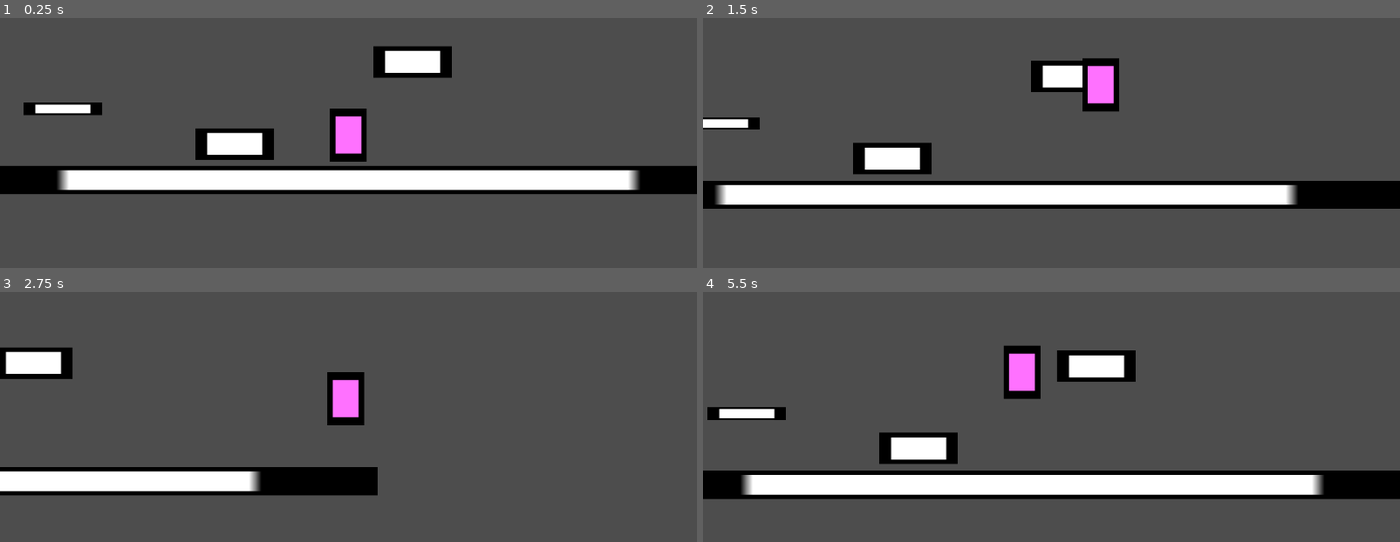
Above: before the commit, frames 1-4 (two rows, left to right).
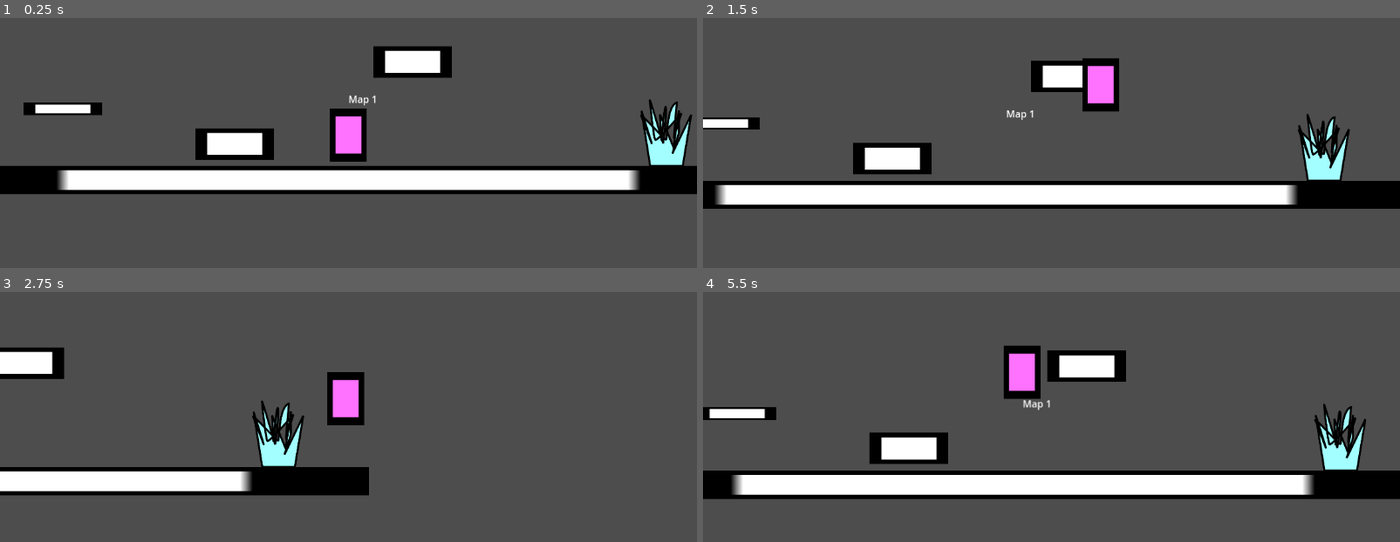
Above: after the commit, the same moments.

Repository: eumppe/MapleStory-Physics
Game: Godot game, scene res://Scenes/test_scene1.tscn
Two runs of this game, one before a commit and one after it. Both use one fixed random seed, a clock stepped at 60 frames per second and the inputs below. Before the commit the project starts from res://Scenes/test_scene.tscn.
Inputs:
- Up to frame 1 (0.25 s): no input
- Up to frame 2 (1.5 s): hold F (jump) 0.53-1.28 s; hold Right (key_right) from 0.53 s (still down); tap F (jump) at 1.35 s
- Up to frame 3 (2.75 s): tap F (jump) at 1.52, 1.82 s; release Right (key_right) at 2.03 s; hold Left (key_left) from 2.03 s (still down); hold F (jump) from 2.03 s (still down)
- Up to frame 4 (5.5 s): release Left (key_left) at 2.78 s; release F (jump) at 2.78 s; hold Right (key_right) 2.78-4.28 s; tap F (jump) at 2.85, 3.02, 3.32, 4.35, 4.52, 4.82 s; hold F (jump) 3.53-4.28 s; hold Left (key_left) 4.28-5.03 s; hold Right (key_right) from 5.03 s (still down); hold F (jump) from 5.03 s (still down)

The runs differ from the first frame. In frame 1, 1.3% of the frame differs, in the area x 50-100%, y 31-60%; in frame 2, 1.3%; in frame 3, 2.0%; in frame 4, 3.3%, in the area x 0-96%, y 23-82%.

Commit message:
add_portal

Diff:
--- a/Scenes/ground.tscn
+++ b/Scenes/ground.tscn
@@ -1,10 +1,10 @@
 [gd_scene load_steps=4 format=3 uid="uid://coglbt6idslky"]
 
 [ext_resource type="Script" uid="uid://usmhqkxtwym4" path="res://Scripts/ground.gd" id="1_oltiy"]
-[ext_resource type="Texture2D" uid="uid://g2axgoklwhv6" path="res://rect2.png" id="2_02qk3"]
+[ext_resource type="Texture2D" uid="uid://g2axgoklwhv6" path="res://Sprites/rect2.png" id="2_02qk3"]
 
 [sub_resource type="RectangleShape2D" id="RectangleShape2D_50ct6"]
-size = Vector2(130.00002, 129.99947)
+size = Vector2(130.00002, 129.99948)
 
 [node name="Ground" type="StaticBody2D"]
 scale = Vector2(1, 0.4000017)
@@ -16,7 +16,7 @@
 texture = ExtResource("2_02qk3")
 
 [node name="CollisionShape2D" type="CollisionShape2D" parent="."]
-position = Vector2(-1.5258789e-05, -1.1444092e-05)
-scale = Vector2(0.9999998, 0.9999998)
+position = Vector2(-1.5258787e-05, -1.1444091e-05)
+scale = Vector2(0.99999976, 0.9999998)
 shape = SubResource("RectangleShape2D_50ct6")
 one_way_collision = true
--- a/Scenes/player.tscn
+++ b/Scenes/player.tscn
@@ -1,7 +1,7 @@
 [gd_scene load_steps=6 format=3 uid="uid://d4itgiv7b081u"]
 
 [ext_resource type="Script" uid="uid://cd6hhy3dvk72x" path="res://Scripts/player.gd" id="1_cvnsp"]
-[ext_resource type="Texture2D" uid="uid://g2axgoklwhv6" path="res://rect2.png" id="1_v0iea"]
+[ext_resource type="Texture2D" uid="uid://g2axgoklwhv6" path="res://Sprites/rect2.png" id="1_v0iea"]
 
 [sub_resource type="SpriteFrames" id="SpriteFrames_ia1lp"]
 animations = [{
@@ -15,13 +15,15 @@
 }]
 
 [sub_resource type="RectangleShape2D" id="RectangleShape2D_cvnsp"]
-size = Vector2(46, 87)
+size = Vector2(14, 86.5)
 
 [sub_resource type="RectangleShape2D" id="RectangleShape2D_6t5aa"]
-size = Vector2(19.91, 0.1)
+size = Vector2(6.055, 0.1)
 
 [node name="Player" type="CharacterBody2D"]
 collision_layer = 2
+collision_mask = 5
+floor_stop_on_slope = false
 script = ExtResource("1_cvnsp")
 
 [node name="AnimatedSprite2D" type="AnimatedSprite2D" parent="."]
@@ -33,7 +35,7 @@
 
 [node name="CollisionShape2D" type="CollisionShape2D" parent="."]
 z_index = 1
-position = Vector2(0, 1.5)
+position = Vector2(0, 1.75)
 shape = SubResource("RectangleShape2D_cvnsp")
 
 [node name="GroundScanner" type="ShapeCast2D" parent="."]
--- /dev/null
+++ b/Scenes/portal.tscn
@@ -0,0 +1,29 @@
+[gd_scene load_steps=4 format=3 uid="uid://b2ubs8h746fqj"]
+
+[ext_resource type="Script" uid="uid://c4cienn75l082" path="res://Scripts/portal.gd" id="1_oi2tk"]
+[ext_resource type="Texture2D" uid="uid://ctv6p27suiiqe" path="res://Sprites/portal.png" id="2_dashy"]
+
+[sub_resource type="RectangleShape2D" id="RectangleShape2D_dhgdy"]
+size = Vector2(25, 37)
+
+[node name="Portal" type="Node2D"]
+script = ExtResource("1_oi2tk")
+
+[node name="Sprite2D" type="Sprite2D" parent="."]
+modulate = Color(0.6392157, 1, 1, 1)
+position = Vector2(1, -8.000001)
+scale = Vector2(0.48314607, 0.48484847)
+texture = ExtResource("2_dashy")
+
+[node name="Area2D" type="Area2D" parent="."]
+position = Vector2(1, 35.999996)
+collision_layer = 4
+collision_mask = 2
+input_pickable = false
+
+[node name="CollisionShape2D" type="CollisionShape2D" parent="Area2D"]
+position = Vector2(-1, -12)
+shape = SubResource("RectangleShape2D_dhgdy")
+
+[connection signal="body_entered" from="Area2D" to="." method="_on_area_2d_body_entered"]
+[connection signal="body_exited" from="Area2D" to="." method="_on_area_2d_body_exited"]
--- a/Scenes/test_scene.tscn
+++ /dev/null
@@ -1,43 +0,0 @@
-[gd_scene load_steps=4 format=3 uid="uid://celk5pppwu2dg"]
-
-[ext_resource type="PackedScene" uid="uid://d4itgiv7b081u" path="res://Scenes/player.tscn" id="1_3dogw"]
-[ext_resource type="PackedScene" uid="uid://coglbt6idslky" path="res://Scenes/ground.tscn" id="2_r5l72"]
-
-[sub_resource type="WorldBoundaryShape2D" id="WorldBoundaryShape2D_r5l72"]
-
-[node name="TestScene" type="Node2D"]
-
-[node name="Player" parent="." instance=ExtResource("1_3dogw")]
-
-[node name="Camera2D" type="Camera2D" parent="Player"]
-limit_enabled = false
-position_smoothing_enabled = true
-
-[node name="Node" type="Node" parent="."]
-
-[node name="Ground4" parent="Node" instance=ExtResource("2_r5l72")]
-position = Vector2(-472, 28.000076)
-scale = Vector2(1, 0.16000137)
-
-[node name="Ground" parent="Node" instance=ExtResource("2_r5l72")]
-position = Vector2(106, -50)
-
-[node name="Ground2" parent="Node" instance=ExtResource("2_r5l72")]
-position = Vector2(0, 145.99998)
-scale = Vector2(-10.384, 0.359)
-down_jumpable = false
-
-[node name="Ground3" parent="Node" instance=ExtResource("2_r5l72")]
-position = Vector2(-188, 85.99999)
-
-[node name="StaticBody2D" type="StaticBody2D" parent="Node"]
-
-[node name="CollisionShape2D" type="CollisionShape2D" parent="Node/StaticBody2D"]
-position = Vector2(-677, 47)
-rotation = 1.5707964
-shape = SubResource("WorldBoundaryShape2D_r5l72")
-
-[node name="CollisionShape2D2" type="CollisionShape2D" parent="Node/StaticBody2D"]
-position = Vector2(672, 40)
-rotation = -1.5707964
-shape = SubResource("WorldBoundaryShape2D_r5l72")
--- /dev/null
+++ b/Scenes/test_scene1.tscn
@@ -0,0 +1,56 @@
+[gd_scene load_steps=6 format=3 uid="uid://celk5pppwu2dg"]
+
+[ext_resource type="PackedScene" uid="uid://d4itgiv7b081u" path="res://Scenes/player.tscn" id="1_o5f1p"]
+[ext_resource type="PackedScene" uid="uid://coglbt6idslky" path="res://Scenes/ground.tscn" id="2_tv7fe"]
+[ext_resource type="PackedScene" uid="uid://b2ubs8h746fqj" path="res://Scenes/portal.tscn" id="3_ci5h7"]
+[ext_resource type="PackedScene" uid="uid://bvqef1dfwegyq" path="res://Scenes/test_scene2.tscn" id="4_wippq"]
+
+[sub_resource type="WorldBoundaryShape2D" id="WorldBoundaryShape2D_r5l72"]
+
+[node name="TestScene" type="Node2D"]
+
+[node name="Player" parent="." groups=["player"] instance=ExtResource("1_o5f1p")]
+
+[node name="Camera2D" type="Camera2D" parent="Player"]
+limit_enabled = false
+position_smoothing_enabled = true
+
+[node name="Node" type="Node" parent="."]
+
+[node name="Ground4" parent="Node" instance=ExtResource("2_tv7fe")]
+position = Vector2(-472, 28.000076)
+scale = Vector2(1, 0.16000137)
+
+[node name="Ground" parent="Node" instance=ExtResource("2_tv7fe")]
+position = Vector2(106, -50)
+
+[node name="Ground2" parent="Node" instance=ExtResource("2_tv7fe")]
+position = Vector2(0, 145.99998)
+scale = Vector2(-10.384, 0.359)
+down_jumpable = false
+
+[node name="Ground3" parent="Node" instance=ExtResource("2_tv7fe")]
+position = Vector2(-188, 85.99999)
+
+[node name="StaticBody2D" type="StaticBody2D" parent="Node"]
+
+[node name="CollisionShape2D" type="CollisionShape2D" parent="Node/StaticBody2D"]
+position = Vector2(-677, 47)
+rotation = 1.5707964
+shape = SubResource("WorldBoundaryShape2D_r5l72")
+
+[node name="CollisionShape2D2" type="CollisionShape2D" parent="Node/StaticBody2D"]
+position = Vector2(672, 40)
+rotation = -1.5707964
+shape = SubResource("WorldBoundaryShape2D_r5l72")
+
+[node name="Portal" parent="Node" groups=["portals"] instance=ExtResource("3_ci5h7")]
+position = Vector2(524, 76)
+spwan_index = 1
+next_map = ExtResource("4_wippq")
+next_spwan_index = 1
+
+[node name="Label" type="Label" parent="."]
+offset_right = 40.0
+offset_bottom = 23.0
+text = "Map 1"
--- /dev/null
+++ b/Scenes/test_scene2.tscn
@@ -0,0 +1,63 @@
+[gd_scene load_steps=7 format=3 uid="uid://bvqef1dfwegyq"]
+
+[ext_resource type="PackedScene" uid="uid://d4itgiv7b081u" path="res://Scenes/player.tscn" id="1_06vl5"]
+[ext_resource type="PackedScene" uid="uid://coglbt6idslky" path="res://Scenes/ground.tscn" id="2_c3gko"]
+[ext_resource type="PackedScene" uid="uid://b2ubs8h746fqj" path="res://Scenes/portal.tscn" id="3_50rrl"]
+[ext_resource type="PackedScene" uid="uid://cswye0dj4gumt" path="res://Scenes/test_scene3.tscn" id="4_50rrl"]
+[ext_resource type="PackedScene" uid="uid://celk5pppwu2dg" path="res://Scenes/test_scene1.tscn" id="4_c3gko"]
+
+[sub_resource type="WorldBoundaryShape2D" id="WorldBoundaryShape2D_r5l72"]
+
+[node name="TestScene" type="Node2D"]
+
+[node name="Player" parent="." groups=["player"] instance=ExtResource("1_06vl5")]
+
+[node name="Camera2D" type="Camera2D" parent="Player"]
+limit_enabled = false
+position_smoothing_enabled = true
+
+[node name="Node" type="Node" parent="."]
+
+[node name="Ground4" parent="Node" instance=ExtResource("2_c3gko")]
+position = Vector2(-472, 28.000076)
+scale = Vector2(1, 0.16000137)
+
+[node name="Ground" parent="Node" instance=ExtResource("2_c3gko")]
+position = Vector2(308, -147)
+
+[node name="Ground2" parent="Node" instance=ExtResource("2_c3gko")]
+position = Vector2(0, 145.99998)
+scale = Vector2(-10.384, 0.359)
+down_jumpable = false
+
+[node name="Ground3" parent="Node" instance=ExtResource("2_c3gko")]
+position = Vector2(-188, 85.99999)
+
+[node name="StaticBody2D" type="StaticBody2D" parent="Node"]
+
+[node name="CollisionShape2D" type="CollisionShape2D" parent="Node/StaticBody2D"]
+position = Vector2(-677, 47)
+rotation = 1.5707964
+shape = SubResource("WorldBoundaryShape2D_r5l72")
+
+[node name="CollisionShape2D2" type="CollisionShape2D" parent="Node/StaticBody2D"]
+position = Vector2(672, 40)
+rotation = -1.5707964
+shape = SubResource("WorldBoundaryShape2D_r5l72")
+
+[node name="Portal" parent="." groups=["portals"] instance=ExtResource("3_50rrl")]
+position = Vector2(-581, 74)
+spwan_index = 2
+next_map = ExtResource("4_50rrl")
+next_spwan_index = 1
+
+[node name="Portal2" parent="." groups=["portals"] instance=ExtResource("3_50rrl")]
+position = Vector2(308, -220)
+spwan_index = 1
+next_map = ExtResource("4_c3gko")
+next_spwan_index = 1
+
+[node name="Label" type="Label" parent="."]
+offset_right = 40.0
+offset_bottom = 23.0
+text = "Map 2"
--- /dev/null
+++ b/Scenes/test_scene3.tscn
@@ -0,0 +1,56 @@
+[gd_scene load_steps=6 format=3 uid="uid://cswye0dj4gumt"]
+
+[ext_resource type="PackedScene" uid="uid://d4itgiv7b081u" path="res://Scenes/player.tscn" id="1_7spel"]
+[ext_resource type="PackedScene" uid="uid://coglbt6idslky" path="res://Scenes/ground.tscn" id="2_4s5rj"]
+[ext_resource type="PackedScene" uid="uid://b2ubs8h746fqj" path="res://Scenes/portal.tscn" id="3_bfkxf"]
+[ext_resource type="PackedScene" uid="uid://bvqef1dfwegyq" path="res://Scenes/test_scene2.tscn" id="4_7spel"]
+
+[sub_resource type="WorldBoundaryShape2D" id="WorldBoundaryShape2D_r5l72"]
+
+[node name="TestScene" type="Node2D"]
+
+[node name="Player" parent="." groups=["player"] instance=ExtResource("1_7spel")]
+
+[node name="Camera2D" type="Camera2D" parent="Player"]
+limit_enabled = false
+position_smoothing_enabled = true
+
+[node name="Node" type="Node" parent="."]
+
+[node name="Ground4" parent="Node" instance=ExtResource("2_4s5rj")]
+position = Vector2(-270, 59)
+scale = Vector2(1, 0.16000137)
+
+[node name="Ground" parent="Node" instance=ExtResource("2_4s5rj")]
+position = Vector2(308, -147)
+
+[node name="Ground2" parent="Node" instance=ExtResource("2_4s5rj")]
+position = Vector2(0, 145.99998)
+scale = Vector2(-10.384, 0.359)
+down_jumpable = false
+
+[node name="Ground3" parent="Node" instance=ExtResource("2_4s5rj")]
+position = Vector2(-51.000015, -101.99999)
+
+[node name="StaticBody2D" type="StaticBody2D" parent="Node"]
+
+[node name="CollisionShape2D" type="CollisionShape2D" parent="Node/StaticBody2D"]
+position = Vector2(-677, 47)
+rotation = 1.5707964
+shape = SubResource("WorldBoundaryShape2D_r5l72")
+
+[node name="CollisionShape2D2" type="CollisionShape2D" parent="Node/StaticBody2D"]
+position = Vector2(672, 40)
+rotation = -1.5707964
+shape = SubResource("WorldBoundaryShape2D_r5l72")
+
+[node name="Portal" parent="Node" groups=["portals"] instance=ExtResource("3_bfkxf")]
+position = Vector2(-268, 1)
+spwan_index = 1
+next_map = ExtResource("4_7spel")
+next_spwan_index = 2
+
+[node name="Label" type="Label" parent="."]
+offset_right = 40.0
+offset_bottom = 23.0
+text = "Map 3"
--- a/Scripts/ground.gd
+++ b/Scripts/ground.gd
@@ -1,4 +1,5 @@
 extends StaticBody2D
+class_name Ground
 
 @export var down_jumpable : bool = true
 
--- a/Scripts/player.gd
+++ b/Scripts/player.gd
@@ -1,6 +1,8 @@
 extends CharacterBody2D
+class_name Player
 
 signal down_jump_ended
+signal up_pressed
 
 #TODO
 const SPEED = 300.0
@@ -61,6 +63,10 @@
 var up_jump_count = 0
 var max_up_jump = 1
 func _physics_process(delta: float) -> void:
+
+	if Input.is_action_just_pressed("key_up"):
+		up_pressed.emit()
+
 	var direction := Input.get_axis("key_left", "key_right")
 	if direction:
 			face = direction
@@ -81,7 +87,7 @@
 		# Handle jump.
 		if Input.is_action_pressed("jump"):
 			if Input.is_action_pressed("key_down"):
-				var ground = ground_scanner.get_collider(0)
+				var ground : Ground = ground_scanner.get_collider(0)
 				if ground.down_jumpable:
 					velocity.y += -130
 					ground.ground_jump()
@@ -98,6 +104,7 @@
 		if abs(velocity.x)>SPEED:
 			velocity.x -= clamp((velocity.x-FRICTION_POW*sign(velocity.x)) * get_friction(),-SPEED,SPEED)*delta*60
 
+
 		# Get the input direction and handle the movement/deceleration.
 		# As good practice, you should replace UI actions with custom gameplay actions.
 
--- /dev/null
+++ b/Scripts/portal.gd
@@ -0,0 +1,20 @@
+extends Node2D
+class_name Portal
+
+@export var spwan_index: int = 0
+@export var next_map: PackedScene
+@export var next_spwan_index: int
+
+
+func _on_area_2d_body_entered(body: Node2D) -> void:
+	if body is Player:
+		body.up_pressed.connect(_take_portal)
+
+func _on_area_2d_body_exited(body: Node2D) -> void:
+	if body is Player:
+		body.up_pressed.disconnect(_take_portal)
+
+func _take_portal():
+	print("take_portal")
+	print(next_map)
+	SceneSwitcher.switch_scene(next_map.get_path(), next_spwan_index)
--- /dev/null
+++ b/Scripts/scene_switcher.gd
@@ -0,0 +1,30 @@
+extends Node
+
+var current_scene = null
+func _ready() -> void:
+	var root = get_tree().root
+	current_scene = root.get_child(root.get_child_count() - 1)
+
+func switch_scene(res_path, spawn_index):
+	call_deferred("_deferred_switch_scene", res_path, spawn_index)
+
+func _deferred_switch_scene(res_path, spawn_index):
+	current_scene.free()
+	var s = load(res_path)
+	current_scene = s.instantiate()
+	get_tree().root.add_child(current_scene)
+	get_tree().current_scene = current_scene
+
+	var player : Player= get_tree().get_nodes_in_group("player")[0]
+	var portals = get_tree().get_nodes_in_group("portals")
+	if spawn_index==0:
+		return
+	for portal : Portal in portals:
+		if portal.spwan_index == spawn_index:
+			player.position = portal.position
+			for node in player.get_children():
+				if is_instance_of(node,Camera2D):
+					node.offset = Vector2.UP * 80
+					node.reset_smoothing()
+					break
+			break
--- a/project.godot
+++ b/project.godot
@@ -11,9 +11,13 @@
 [application]
 
 config/name="MaplePhysics"
-run/main_scene="res://Scenes/test_scene.tscn"
+run/main_scene="res://Scenes/test_scene1.tscn"
 config/features=PackedStringArray("4.5", "GL Compatibility")
 config/icon="res://icon.svg"
+
+[autoload]
+
+SceneSwitcher="*res://Scripts/scene_switcher.gd"
 
 [input]
 
Not shown, added: Scripts/portal.gd.uid
Not shown, added: Scripts/scene_switcher.gd.uid
Binary file added: Sprites/portal.png
Not shown, added: Sprites/portal.png.import
Renamed: rect2.png -> Sprites/rect2.png
Not shown, changed: Sprites/rect2.png.import
Not shown, added: Scenes/test_scene.tscn19818970302.tmp
